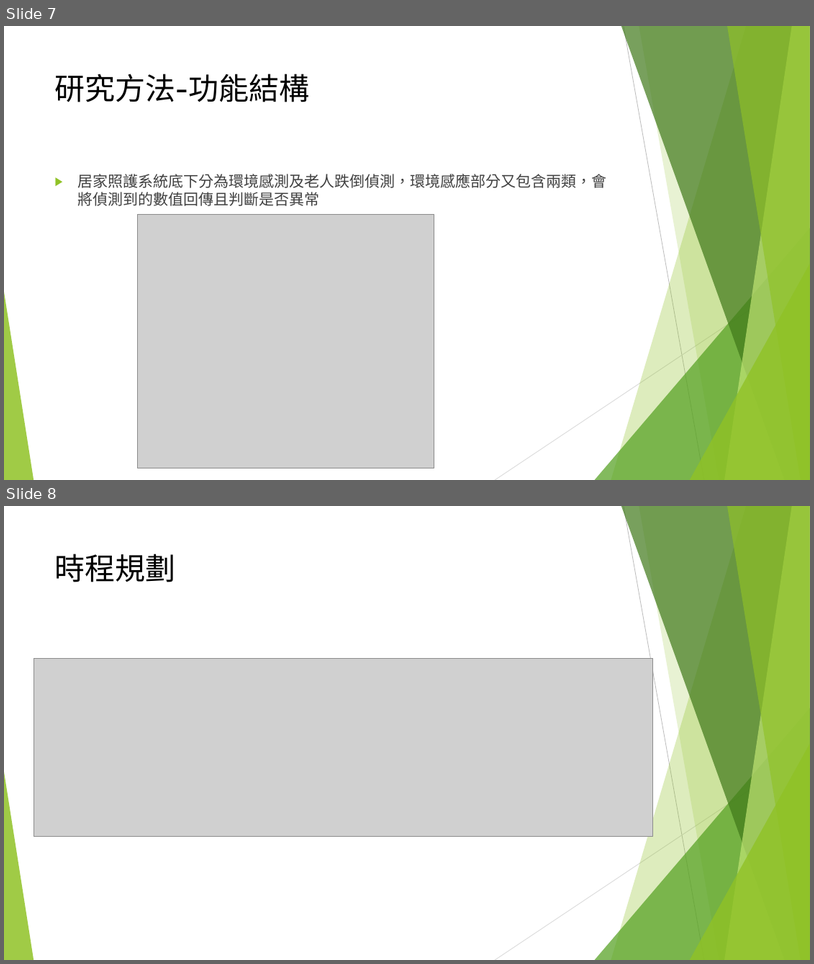
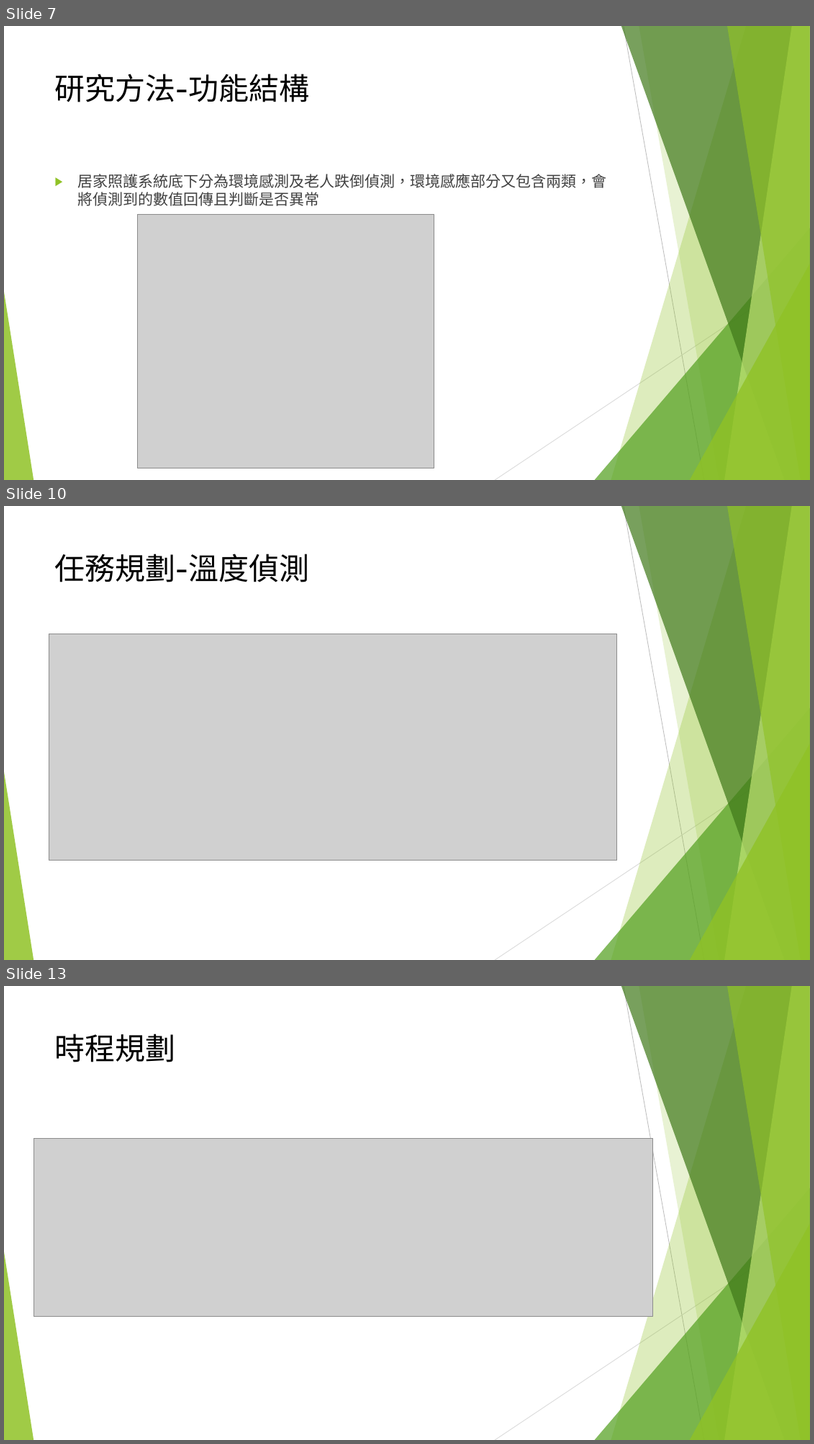
Before and after one commit to OTFSN/108_SM_Team-2, a slide deck: 軟體品質管理期中報告.pptx. Shown one above the other, each under a label of ours: slides 7 and 8 before the commit, slides 7, 10 and 13 after it; the slides between them are not shown. The pictures are 814x964 and 814x1444 pixels, drawn with LibreOffice and Linux fonts; fonts in the diff are those of the drawing; grey boxes stand for pictures. Boxes give left, top, right and bottom in pixels: in the first picture for what was removed or moved away, otherwise in the second. Text is boxed around its words. In the diff, an @@ line names an element or a change of style, - is before the commit and + after.

```diff
--- a/軟體品質管理期中報告.pptx
+++ b/軟體品質管理期中報告.pptx
@@ slide 10 added at [4, 506, 810, 960], background #FFFFFF; not listed: 10 template elements that a slide beside it also shows @@
@@ title added at [55, 554, 310, 582], 36 pt, text #000000 @@
+任務規劃-溫度偵測
@@ picture added at [49, 633, 617, 860] @@
@@ what was slide 8 is now slide 13 @@
```
Also in this commit, not shown: 4 other slides added, 1 other file.
